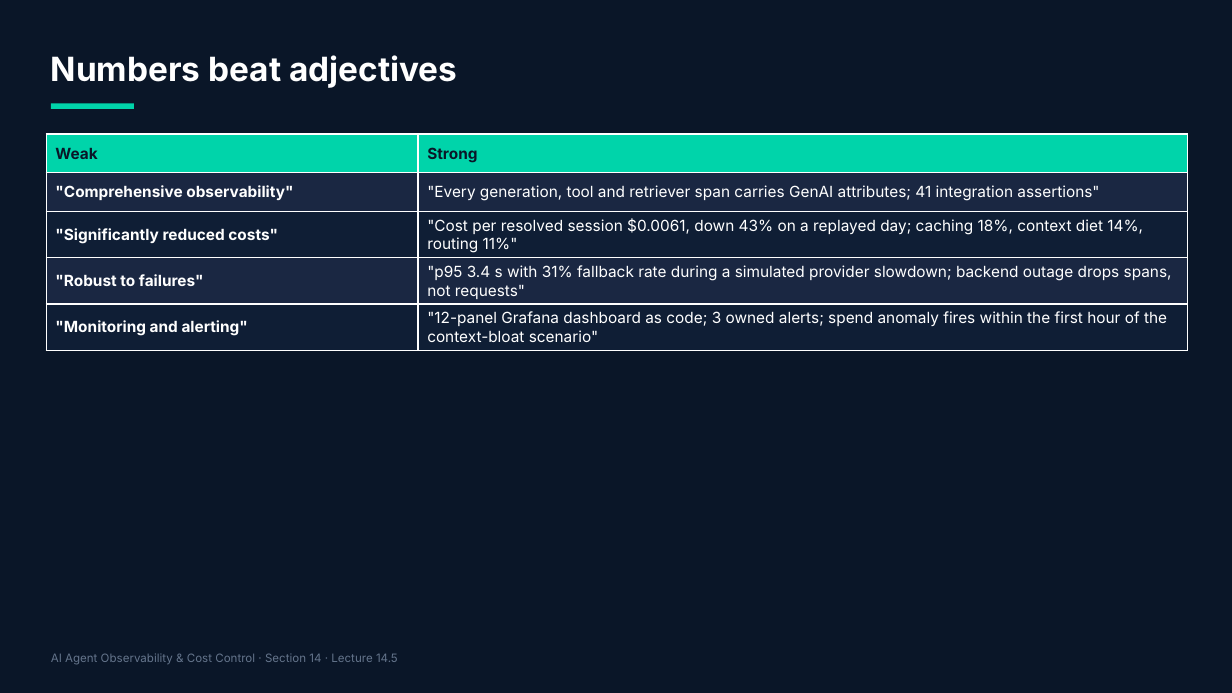
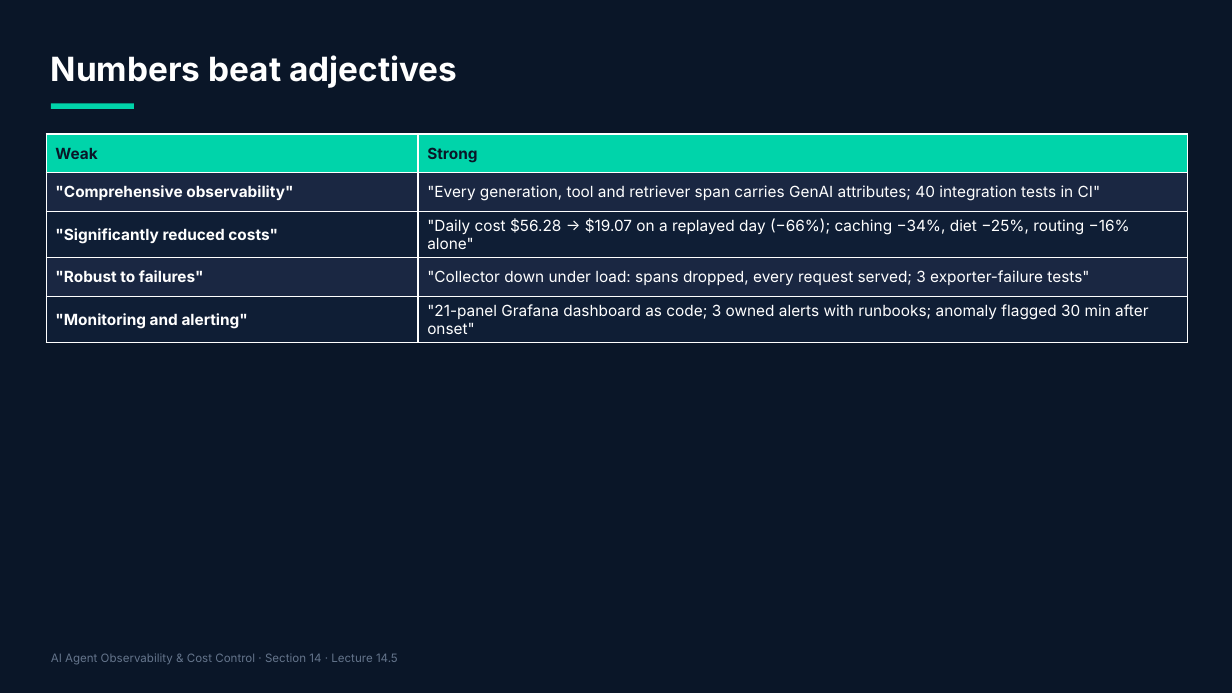
Before and after one commit to adithyagithub27/Course, a slide deck: slide 37 of agent-observability-course/10-graphics/slides/section-14.pptx (slide 28 before the commit). Drawn at 1232x693 pixels with LibreOffice and Linux fonts; fonts in the diff are those of the drawing. Boxes give left, top, right and bottom in pixels: in the first picture for what was removed or moved away, otherwise in the second. Text is boxed around its words. In the diff, an @@ line names an element or a change of style, - is before the commit and + after.

```diff
--- a/agent-observability-course/10-graphics/slides/section-14.pptx
+++ b/agent-observability-course/10-graphics/slides/section-14.pptx
@@ table at [46,134,1188,338] @@
@@ row 2, column 2: ""Every generation, tool and retriever span carries GenAI attributes; 41 integration assertions"" to ""Every generation, tool and retriever span carries GenAI attributes; 40 integration tests in CI"" @@
@@ row 3, column 2: ""Cost per resolved session $0.0061, down 43% on a replayed day; caching 18%, context diet 14%, routing 11%"" to ""Daily cost $56.28 → $19.07 on a replayed day (−66%); caching −34%, diet −25%, routing −16% alone"" @@
@@ row 4, column 2: ""p95 3.4 s with 31% fallback rate during a simulated provider slowdown; backend outage drops spans, not requests"" to ""Collector down under load: spans dropped, every request served; 3 exporter-failure tests"" @@
@@ row 5, column 2: ""12-panel Grafana dashboard as code; 3 owned alerts; spend anomaly fires within the first hour of the context-bloat scenario"" to ""21-panel Grafana dashboard as code; 3 owned alerts with runbooks; anomaly flagged 30 min after onset"" @@
```
Also in this commit, not shown: 9 other slides changed, 15 slides added, 3 slides removed, 47 other files.
